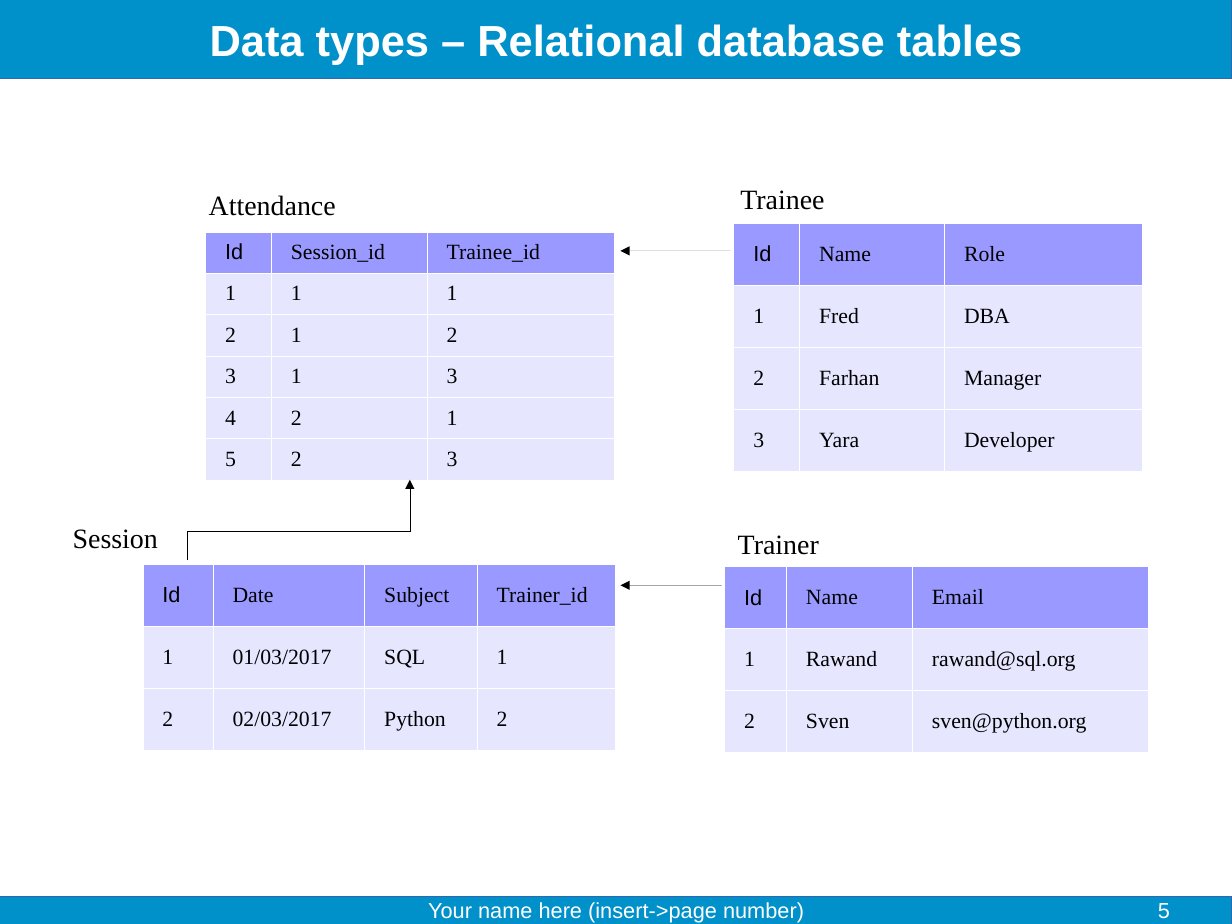
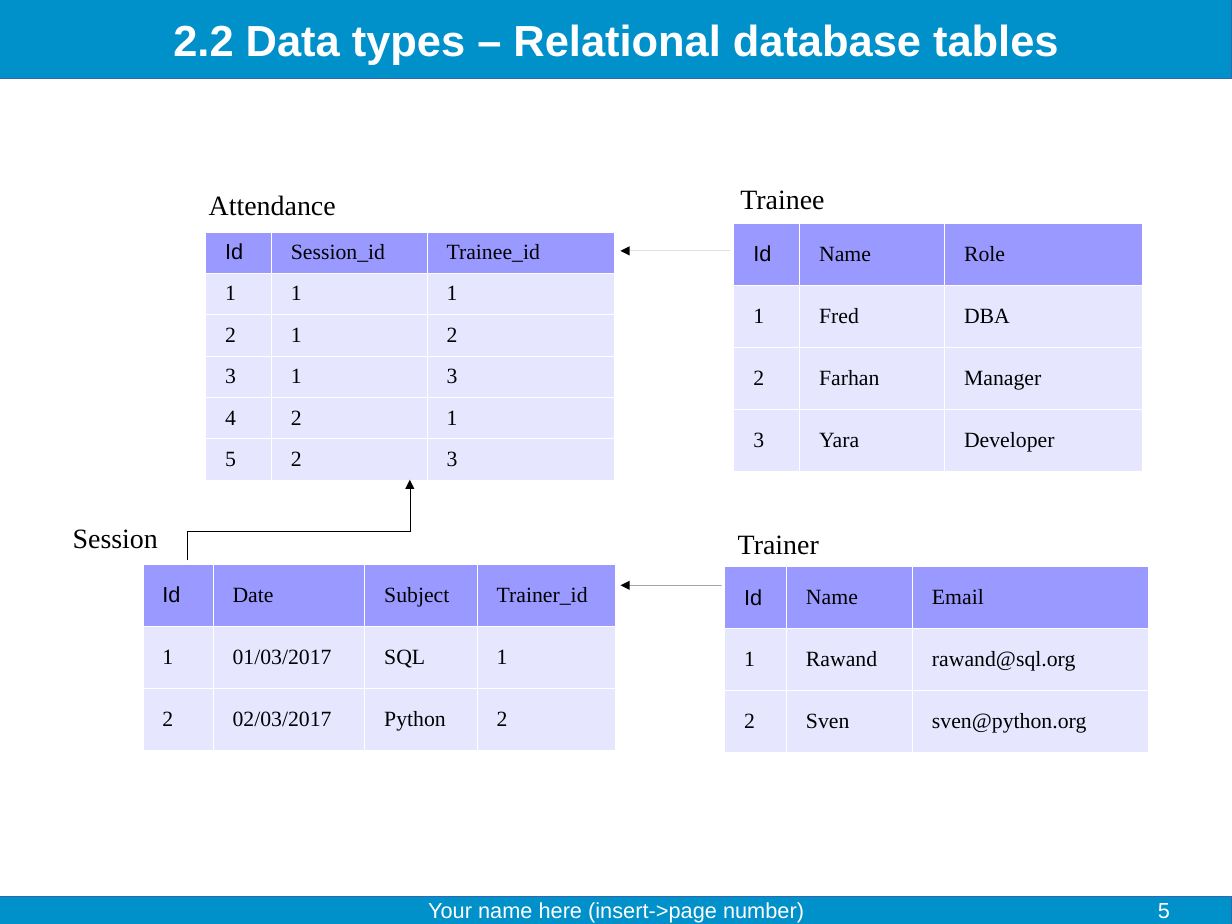
Before and after one commit to fjelltopp/training, a slide deck: slide 5 of data_storage_solutions/Data storage solutions.odp. Drawn at 1232x924 pixels with LibreOffice and Linux fonts; fonts in the diff are those of the drawing. Boxes give left, top, right and bottom in pixels: in the first picture for what was removed or moved away, otherwise in the second. Text is boxed around its words. In the diff, an @@ line names an element or a change of style, - is before the commit and + after.

Commit message:
Add data storage solutions exercises and system exercises

```diff
--- a/data_storage_solutions/Data storage solutions.odp
+++ b/data_storage_solutions/Data storage solutions.odp
@@ title at (173, 24, 1058, 65): text changed @@
-Data types – Relational database tables
+2.2 Data types – Relational database tables
```
Also in this commit, not shown: 5 other slides changed, 3 slides added, 10 other files.
